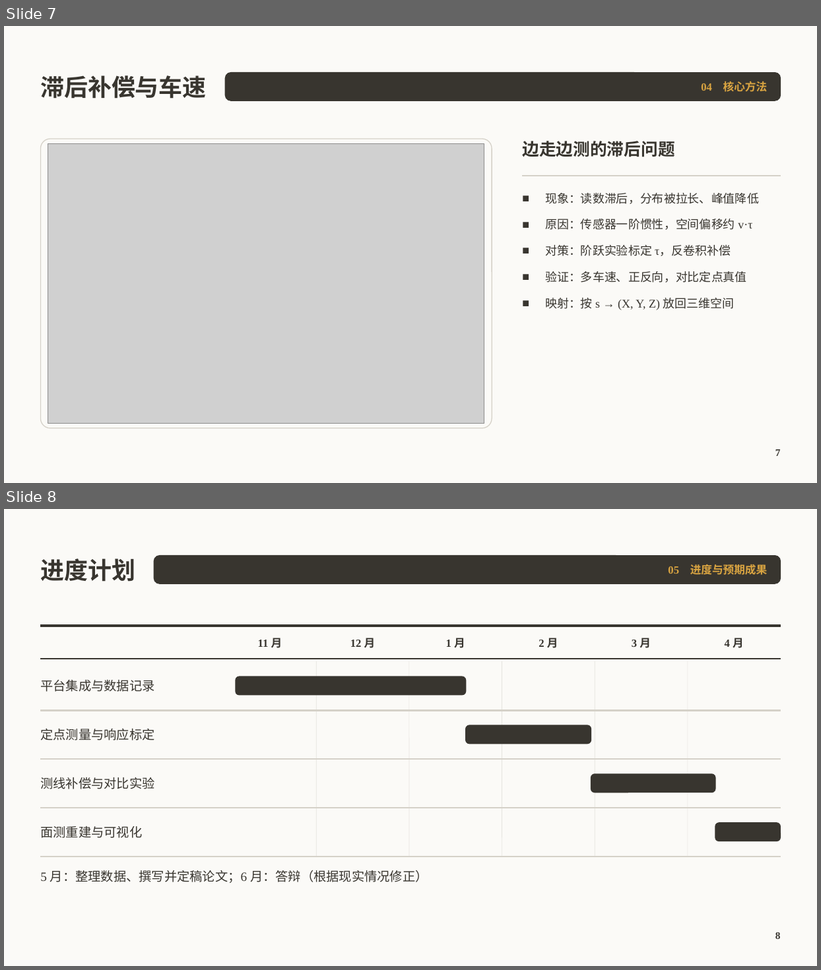
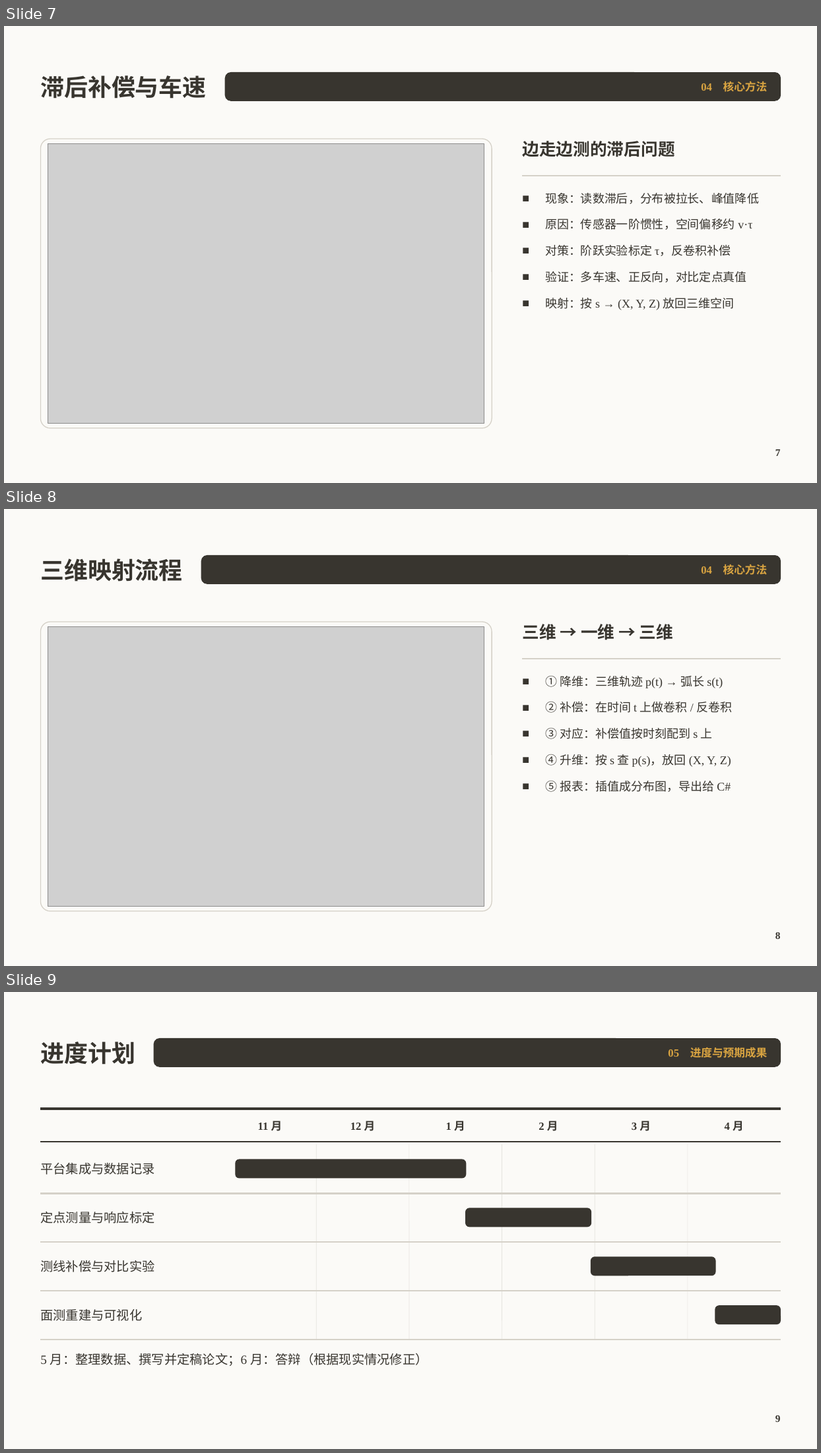
Before and after one commit to cyx3705/2026-039, a slide deck: b-Office/项目开题报告.pptx. Shown one above the other, each under a label of ours: slides 7 and 8 before the commit, slides 7, 8 and 9 after it. The pictures are 821x970 and 821x1453 pixels, drawn with LibreOffice and Linux fonts; fonts in the diff are those of the drawing; grey boxes stand for pictures; background and template pictures are left out. Boxes give left, top, right and bottom in pixels: in the first picture for what was removed or moved away, otherwise in the second. Text is boxed around its words. In the diff, an @@ line names an element or a change of style, - is before the commit and + after.

```diff
--- a/b-Office/项目开题报告.pptx
+++ b/b-Office/项目开题报告.pptx
@@ slide 8 added at box(4, 509, 817, 966), background #FBFAF7 @@
@@ text added at box(40, 559, 182, 582), 28 pt, text #38352F, bold @@
+三维映射流程
@@ rounded rectangle added at box(201, 556, 781, 584), fill #38352F, outline #38352F 1 pt @@
@@ text added at box(701, 564, 768, 575), 13 pt, text #D9A441, bold @@
+04 核心方法
@@ rounded rectangle added at box(40, 622, 492, 912), fill #FBFAF7, outline #D5D1C8 1 pt @@
@@ picture added at box(48, 626, 484, 907) @@
@@ text added at box(522, 624, 673, 640), 20 pt, text #38352F, bold @@
+三维 → 一维 → 三维
@@ rectangle added at box(523, 658, 781, 659), fill #D5D1C8, outline #D5D1C8 1 pt @@
@@ text added at box(545, 676, 732, 792), 14 pt, text #38352F @@
+■ ① 降维：三维轨迹 p(t) → 弧长 s(t)
+■ ② 补偿：在时间 t 上做卷积 / 反卷积
+■ ③ 对应：补偿值按时刻配到 s 上
+■ ④ 升维：按 s 查 p(s)，放回 (X, Y, Z)
+■ ⑤ 报表：插值成分布图，导出给 C#
@@ page number added at box(776, 933, 781, 939), 12 pt, text #38352F, bold @@
+8
@@ what was slide 8 is now slide 9 @@
```
